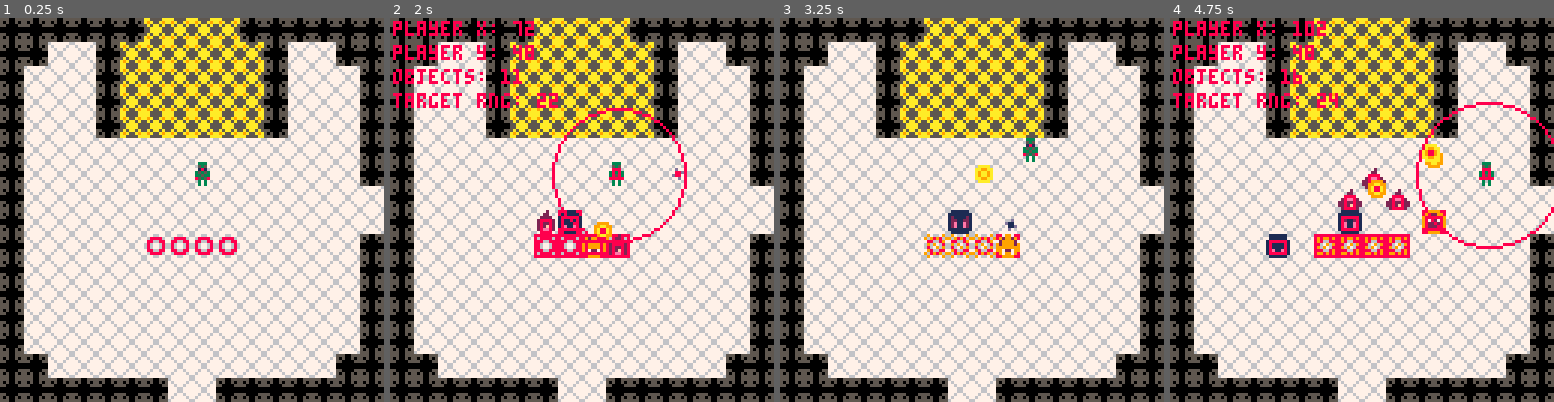
Above: before the commit, frames 1-4 (left to right).
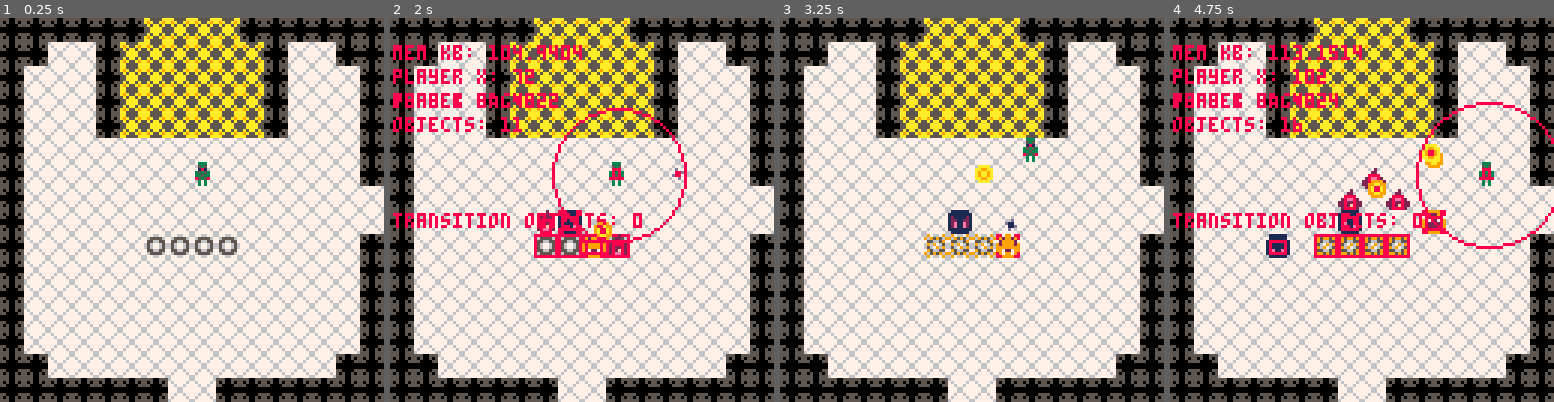
Above: after the commit, the same moments.

Repository: rledford/pico-door
Game: PICO-8 cartridge door.p8
The game is run twice, just before and just after one commit, with the same random seed, the same clock (stepped at 60 frames per second) and the same inputs.
Inputs:
- Up to frame 1 (0.25 s): no input
- Up to frame 2 (2 s): tap X (X key) at 0.33, 1.07, 1.85 s; tap O (Z key) at 0.7, 1.7 s; hold Right from 1.6 s (still down)
- Up to frame 3 (3.25 s): release Right at 2.1 s; tap O (Z key) at 2.1, 2.5, 2.9 s; hold Up 2.15-2.42 s; hold Right 2.47-3.03 s; tap X (X key) at 2.97 s; hold Left from 3.08 s (still down)
- Up to frame 4 (4.75 s): tap O (Z key) every 0.4 s from 3.3 to 4.5 s; release Left at 3.58 s; hold Down 3.63-3.97 s; hold Right 4.02-4.68 s; tap X (X key) at 4.08 s; hold Up from 4.73 s (still down)

The runs differ from the first frame. In frame 1, 0.5% of the frame differs, in the area x 38-62%, y 57-62%; in frame 2, 3.7%; in frame 3, 0.2%; in frame 4, 4.0%, in the area x 0-72%, y 0-62%.

Commit message:
Add mem usage to debug. Temporarily stop unloading objects from previous room for mem usage measurments and testing.

Diff:
--- a/door.p8
+++ b/door.p8
@@ -42,7 +42,7 @@
 TILE_SIZE = 8
 TILE_HALF_SIZE = TILE_SIZE/2
 SCREEN_SIZE = 128
-MAX_OBJECTS = 32
+MAX_ROOM_OBJECTS = 32
 
 NO_GROUP = 0
 PLAYER_GROUP = 1
@@ -52,6 +52,7 @@
 -------------
 
 room = {x=0,y=0}
+room_data = {}
 camera_pos = {x=0,y=0}
 camera_spd = 4
 objects = {}
@@ -94,19 +95,28 @@
 function _draw()
 	cls()
 	map()
-	foreach(objects,function(obj)
+	foreach(objects, function(obj)
 		if obj.type ~= player_type then
 			draw_object(obj)
 		end
 	end)
+	if count(transition_objects) > 0 then
+		foreach(transition_objects, function(obj)
+			if obj.type ~= player.type then
+				draw_object(obj)
+			end
+		end)
+	end
 	draw_object(player)
 	if player.target ~= nil then
 		spr(20, player.target.x, player.target.y)
 	end
 	if debug then
-		print("player x: "..player.x, camera_pos.x + 1, camera_pos.y + 1, 8)
-		print("player y: "..player.y, camera_pos.x + 1, camera_pos.y + 1 + 8, 8)
-		print("objects: "..count(objects), camera_pos.x + 1, camera_pos.y + 1 + 16, 8)
+		print("mem kb: "..stat(0),  camera_pos.x + 1, camera_pos.y + 1 + 8, 8)
+		print("player x: "..player.x, camera_pos.x + 1, camera_pos.y + 1 + 16, 8)
+		print("player y: "..player.y, camera_pos.x + 1, camera_pos.y + 1 + 24, 8)
+		print("objects: "..count(objects), camera_pos.x + 1, camera_pos.y + 1 + 32, 8)
+		print("transition objects: "..count(transition_objects), camera_pos.x + 1, camera_pos.y + 1 + 64, 8)
 		if player.target ~= nil then
 			local range = get_range(player, player.target)
 			print("target rng: "..flr(range), camera_pos.x + 1, camera_pos.y + 1 + 24, 8)
@@ -190,6 +200,9 @@
 			else
 				dir = get_direction({x=this.x, y=this.y}, {x=this.x+this.face.x, y=this.y+this.face.y})
 			end
+			if dir.x == 0 and dir.y == 0 then
+				dir.y = 1
+			end
 			local proj = make_projectile(this.x, this.y, make_animation({30,31}, 8), 1, 1.25, dir)
 			add(proj.collision_groups, ENEMY_GROUP)
 		end
@@ -367,7 +380,7 @@
 	update=function(this)
 		if not this.is_spawning then
 			this.spawn_timer = clamp(this.spawn_timer - 1, 0, this.spawn_time)
-			if this.spawn_timer <= 0 and count(objects) < MAX_OBJECTS then
+			if this.spawn_timer <= 0 and count(objects) < MAX_ROOM_OBJECTS then
 				this.is_spawning = true
 				this.spawn_timer = this.spawn_time
 				this.spawn_duration_timer = this.spawn_duration
@@ -660,10 +673,18 @@
 -- rooms --
 -----------
 
-function start_room_transition(x_index,y_index)
+function start_room_transition(x_index, y_index)
 	if x_index == room.x and y_index == room.y then
 		return
 	end
+
+	foreach(objects, function(obj)
+		if obj.type ~= player_type then
+			add(transition_objects, obj)
+			del(objects, obj)
+		end
+	end)
+
 	is_room_transition = true
 	room.x = x_index
 	room.y = y_index
@@ -692,6 +713,7 @@
 end
 
 function end_room_transition()
+	-- transition_objects = {}
 	update_fn = game_update
 end
 
@@ -747,12 +769,12 @@
 end
 __gfx__
 0000000055500555677777764444444411111111aa5555aa67766776090000900900009000000000000000000000000000000000000000006666666669a99a96
-0000000050500505767777674444444411111111a9a55a9a76888867909090099909909900000000000000000000000000000000000000006444444664944946
-00700700550000557767767744444444111111115a5aa5a5788668870000009009000000000000000000000000000000000000000000000049a99a9440000004
-000770000000000077766777444444441111111155aaaa5568677686090900000000909000000000000000000000000000000000000000004494494440000004
-000770000000000077766777444444441111111155aaaa55686776860000909009090000000000000000000000000000000000000000000049a99a9449a99a94
-00700700550000557767767744444444111111115a5aa5a5788668870900000000000090000000000000000000000000000000000000000049a99a9449a99a94
-0000000050500505767777674444444411111111a9a55a9a768888679009090999909099000000000000000000000000000000000000000049a99a9449a99a94
+0000000050500505767777674444444411111111a9a55a9a76555567909090099909909900000000000000000000000000000000000000006444444664944946
+00700700550000557767767744444444111111115a5aa5a5755665570000009009000000000000000000000000000000000000000000000049a99a9440000004
+000770000000000077766777444444441111111155aaaa5565677656090900000000909000000000000000000000000000000000000000004494494440000004
+000770000000000077766777444444441111111155aaaa55656776560000909009090000000000000000000000000000000000000000000049a99a9449a99a94
+00700700550000557767767744444444111111115a5aa5a5755665570900000000000090000000000000000000000000000000000000000049a99a9449a99a94
+0000000050500505767777674444444411111111a9a55a9a765555679009090999909099000000000000000000000000000000000000000049a99a9449a99a94
 0000000055500555677777764444444411111111aa5555aa67766776090000900900009000000000000000000000000000000000000000004444444444444444
 66666666667666766666666655555555880000880000000000000000000000000000000000000000000000000000000000000000000000000000000000000000
 66666666667766776666666655155155800000080000000000000000000000000000000000000000000000000000000000000000000000000000000000000000
@@ -771,8 +793,8 @@
 00303000000000000000000000000000000000000000000000000000000000000000000000000000000000000000000000000000000000000099990000aaaa00
 00303000000000000000000000000000000000000000000000000000000000000000000000000000000000000000000000000000000000000000000000000000
 00002000000000000111111001111110000000000009900000999900000000000000000000000000000000000000000000000000000000000000000000000000
-000220000000200011111111011111100008888809299290099229900000000000000000000000000000000000000000000000000000000000eef200002eee00
-002222000002200012111121111111110089999802999920997227990000000000000000000000000000000000000000000000000000000002e22ee00ef22f20
+000220000000200011111111011111100008888809299290009229000000000000000000000000000000000000000000000000000000000000eef200002eee00
+002222000002200012111121111111110089999802999920097227900000000000000000000000000000000000000000000000000000000002e22ee00ef22f20
 022ee22000222200122112211111111108aa9aa89299992992722729000000000000000000000000000000000000000000000000000000000f2fe2e00e2ef2e0
 02e22e20022ee22012e11e211211112189a99a989999999992222229000000000000000000000000000000000000000000000000000000000e2ef2f00e2fe2e0
 02e2fe2022e22e2212e11e2112e11e2108aaa9889972279997222279000000000000000000000000000000000000000000000000000000000ee22e2002f22fe0
